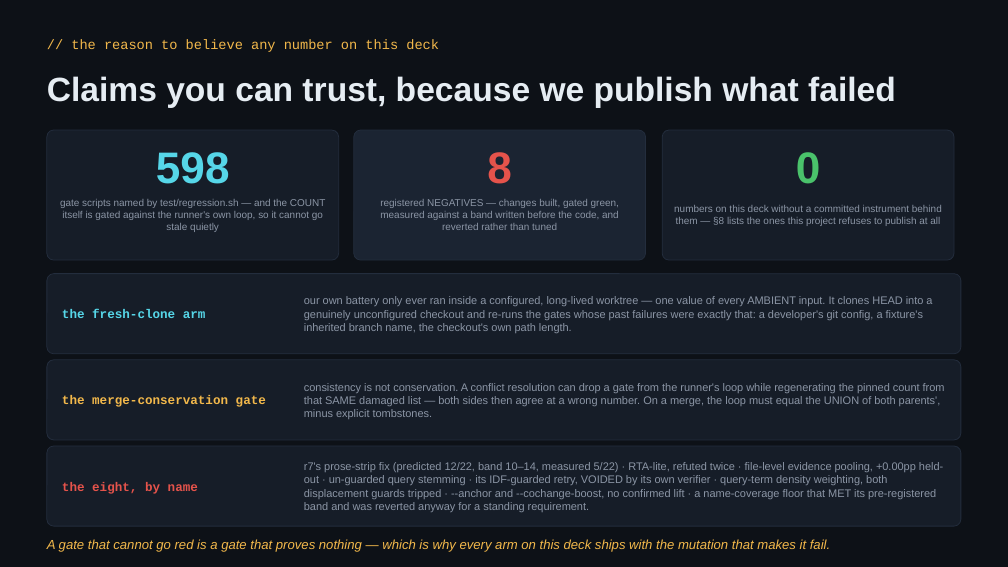
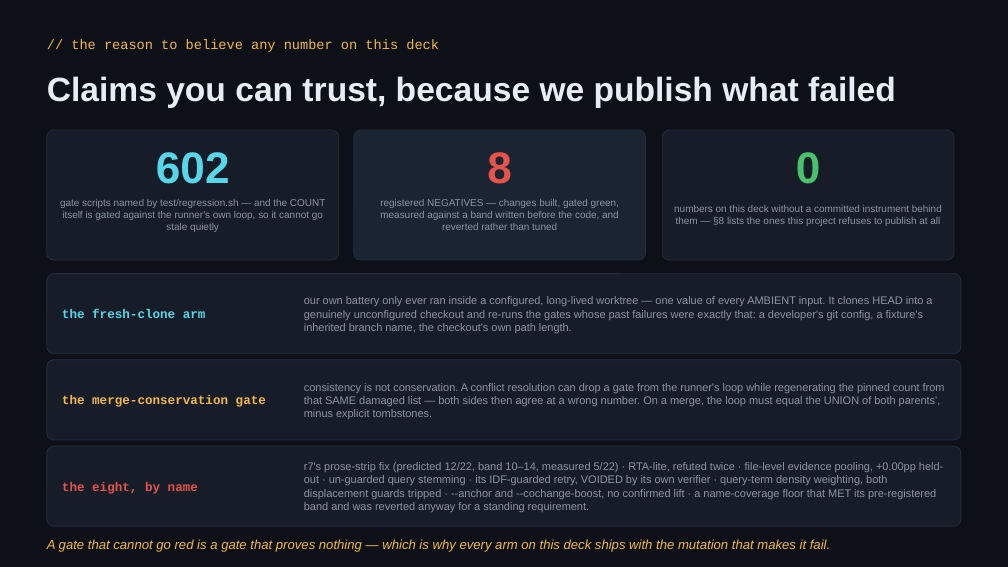
Before and after one commit to andriytyurnikov/ripwire, a slide deck: slide 25 of present/ripwire-showcase.pptx. Drawn at 1008x567 pixels with LibreOffice and Linux fonts; fonts in the diff are those of the drawing. Boxes give left, top, right and bottom in pixels: in the first picture for what was removed or moved away, otherwise in the second. Text is boxed around its words. In the diff, an @@ line names an element or a change of style, - is before the commit and + after.

```diff
--- a/present/ripwire-showcase.pptx
+++ b/present/ripwire-showcase.pptx
@@ text at (156,152,230,184): text changed @@
-598
+602
```
Also in this commit, not shown: 9 other slides changed, 2 other files.
